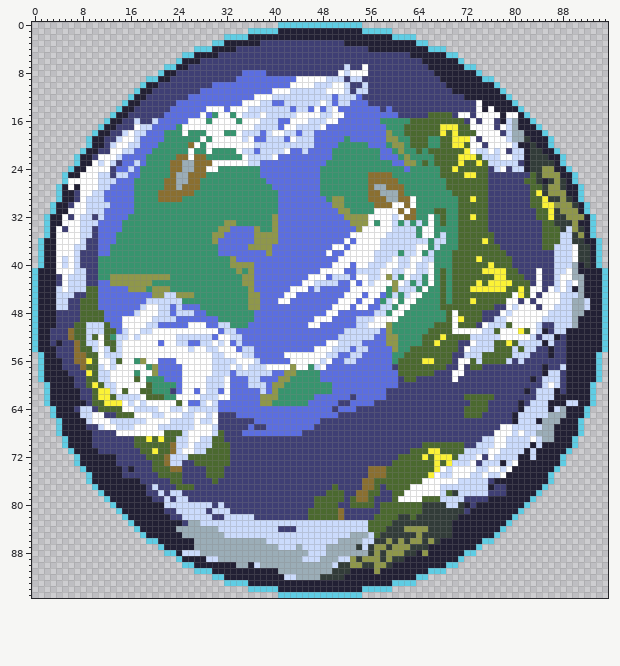
Edited in one commit: pixel-art file (aseprite/Planet-Life.ase). Above is the file before it was changed.
96x96 pixels, 1 frame.
Now the later version:
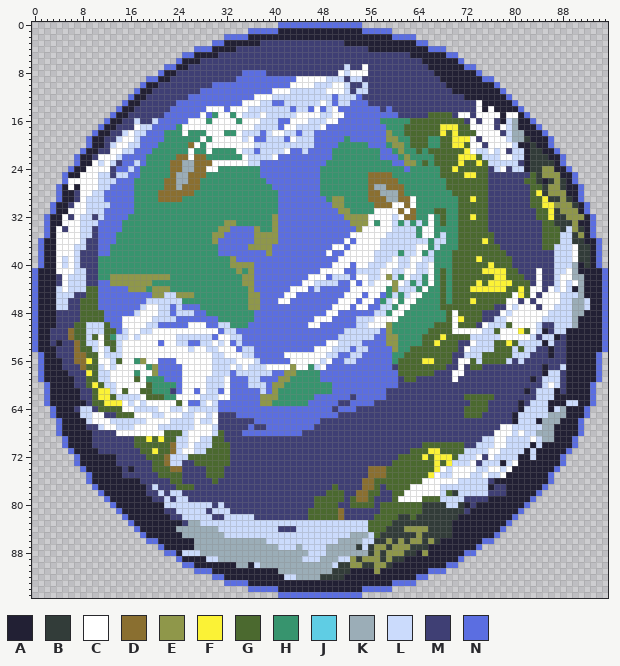
Palette (. is transparent): A #222034  B #323c39  C #ffffff  D #8a6f30  E #8f974a  F #fbf236  G #4b692f  H #37946e  J #5fcde4  K #9badb7  L #cbdbfc  M #3f3f74  N #5b6ee1
Commit: Added an explosion. Updated atmosphere on life planet
Changes in this commit:
Changed rows in their new state; - is an unchanged pixel.
Layer "Layer 1":
first column x 0:
 0 -----------------------------------------NNNNNNNNNNNNNN-----------------------------------------
 1 ------------------------------------NNNNN--------------NNNNN------------------------------------
 2 --------------------------------NNNN------------------------NNNN--------------------------------
 3 ------------------------------NN--------------------------------NN------------------------------
 4 ---------------------------NNN------------------------------------NNN---------------------------
 5 -------------------------NN------------------------------------------NN-------------------------
 6 ------------------------N----------------------------------------------N------------------------
 7 ----------------------NN------------------------------------------------NN----------------------
 8 ---------------------N----------------------------------------------------N---------------------
 9 -------------------NN------------------------------------------------------NN-------------------
10 ------------------N----------------------------------------------------------N------------------
11 -----------------N------------------------------------------------------------N-----------------
12 ----------------N--------------------------------------------------------------N----------------
13 ---------------N----------------------------------------------------------------N---------------
14 --------------N------------------------------------------------------------------N--------------
15 -------------N--------------------------------------------------------------------N-------------
16 ------------N----------------------------------------------------------------------N------------
17 -----------N------------------------------------------------------------------------N-----------
18 ----------N--------------------------------------------------------------------------N----------
19 ---------N----------------------------------------------------------------------------N---------
20 ---------N----------------------------------------------------------------------------N---------
21 --------N------------------------------------------------------------------------------N--------
22 -------N--------------------------------------------------------------------------------N-------
23 -------N--------------------------------------------------------------------------------N-------
24 ------N----------------------------------------------------------------------------------N------
25 -----N------------------------------------------------------------------------------------N-----
26 -----N------------------------------------------------------------------------------------N-----
27 ----N--------------------------------------------------------------------------------------N----
28 ----N--------------------------------------------------------------------------------------N----
29 ----N--------------------------------------------------------------------------------------N----
30 ---N----------------------------------------------------------------------------------------N---
31 ---N----------------------------------------------------------------------------------------N---
32 --N------------------------------------------------------------------------------------------N--
33 --N------------------------------------------------------------------------------------------N--
34 --N------------------------------------------------------------------------------------------N--
35 --N------------------------------------------------------------------------------------------N--
36 -N--------------------------------------------------------------------------------------------N-
37 -N--------------------------------------------------------------------------------------------N-
38 -N--------------------------------------------------------------------------------------------N-
39 -N--------------------------------------------------------------------------------------------N-
40 -N--------------------------------------------------------------------------------------------N-
41 N----------------------------------------------------------------------------------------------N
42 N----------------------------------------------------------------------------------------------N
43 N----------------------------------------------------------------------------------------------N
44 N----------------------------------------------------------------------------------------------N
45 N----------------------------------------------------------------------------------------------N
46 N----------------------------------------------------------------------------------------------N
47 N----------------------------------------------------------------------------------------------N
48 N----------------------------------------------------------------------------------------------N
49 N----------------------------------------------------------------------------------------------N
50 N----------------------------------------------------------------------------------------------N
51 N----------------------------------------------------------------------------------------------N
52 N----------------------------------------------------------------------------------------------N
53 N----------------------------------------------------------------------------------------------N
54 N----------------------------------------------------------------------------------------------N
55 -N--------------------------------------------------------------------------------------------N-
56 -N--------------------------------------------------------------------------------------------N-
57 -N--------------------------------------------------------------------------------------------N-
58 -N--------------------------------------------------------------------------------------------N-
59 -N--------------------------------------------------------------------------------------------N-
60 --N------------------------------------------------------------------------------------------N--
61 --N------------------------------------------------------------------------------------------N--
62 --N------------------------------------------------------------------------------------------N--
63 --N------------------------------------------------------------------------------------------N--
64 ---N----------------------------------------------------------------------------------------N---
65 ---N----------------------------------------------------------------------------------------N---
66 ----N--------------------------------------------------------------------------------------N----
67 ----N--------------------------------------------------------------------------------------N----
68 ----N--------------------------------------------------------------------------------------N----
69 -----N------------------------------------------------------------------------------------N-----
70 -----N------------------------------------------------------------------------------------N-----
71 ------N----------------------------------------------------------------------------------N------
72 -------N--------------------------------------------------------------------------------N-------
73 -------N--------------------------------------------------------------------------------N-------
74 --------N------------------------------------------------------------------------------N--------
75 ---------N----------------------------------------------------------------------------N---------
76 ---------N----------------------------------------------------------------------------N---------
77 ----------N--------------------------------------------------------------------------N----------
78 -----------N------------------------------------------------------------------------N-----------
79 ------------N----------------------------------------------------------------------N------------
80 -------------N--------------------------------------------------------------------N-------------
81 --------------N------------------------------------------------------------------N--------------
82 ---------------N----------------------------------------------------------------N---------------
83 ----------------N--------------------------------------------------------------N----------------
84 -----------------N------------------------------------------------------------N-----------------
85 ------------------N----------------------------------------------------------N------------------
86 -------------------NN------------------------------------------------------NN-------------------
87 ---------------------N----------------------------------------------------N---------------------
88 ----------------------NN------------------------------------------------NN----------------------
89 ------------------------N----------------------------------------------N------------------------
90 -------------------------NN------------------------------------------NN-------------------------
91 ---------------------------NNN------------------------------------NNN---------------------------
92 ------------------------------NN--------------------------------NN------------------------------
93 --------------------------------NNNN------------------------NNNN--------------------------------
94 ------------------------------------NNNNN--------------NNNNN------------------------------------
95 -----------------------------------------NNNNNNNNNNNNNN-----------------------------------------
Where, in picture pixels (left, top, right, bottom), the same in both pictures:
changed: (32, 22, 608, 598)
